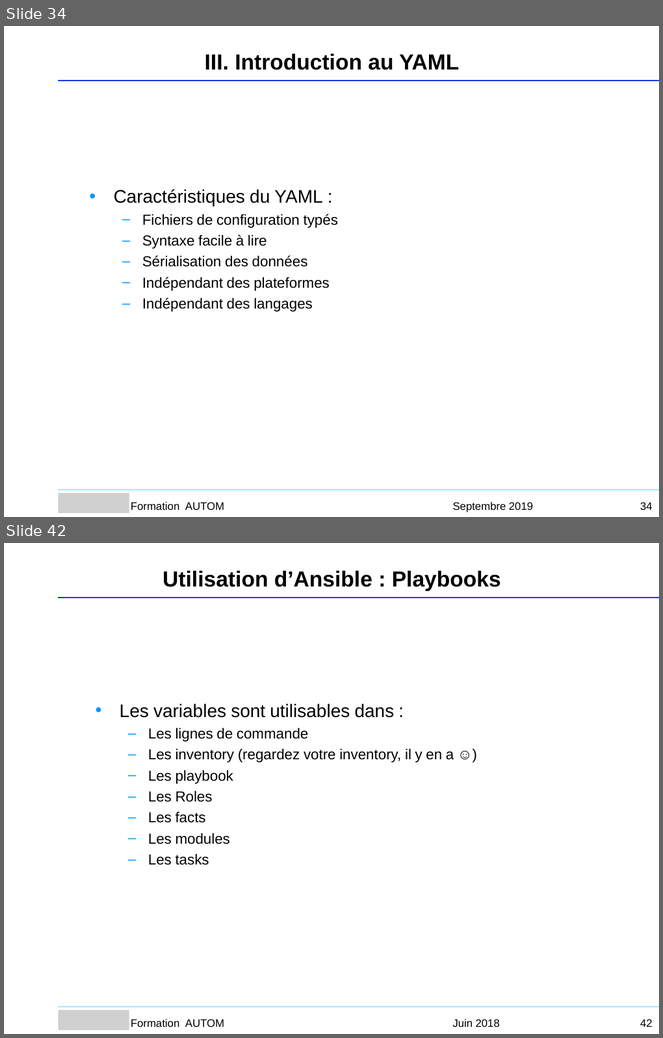
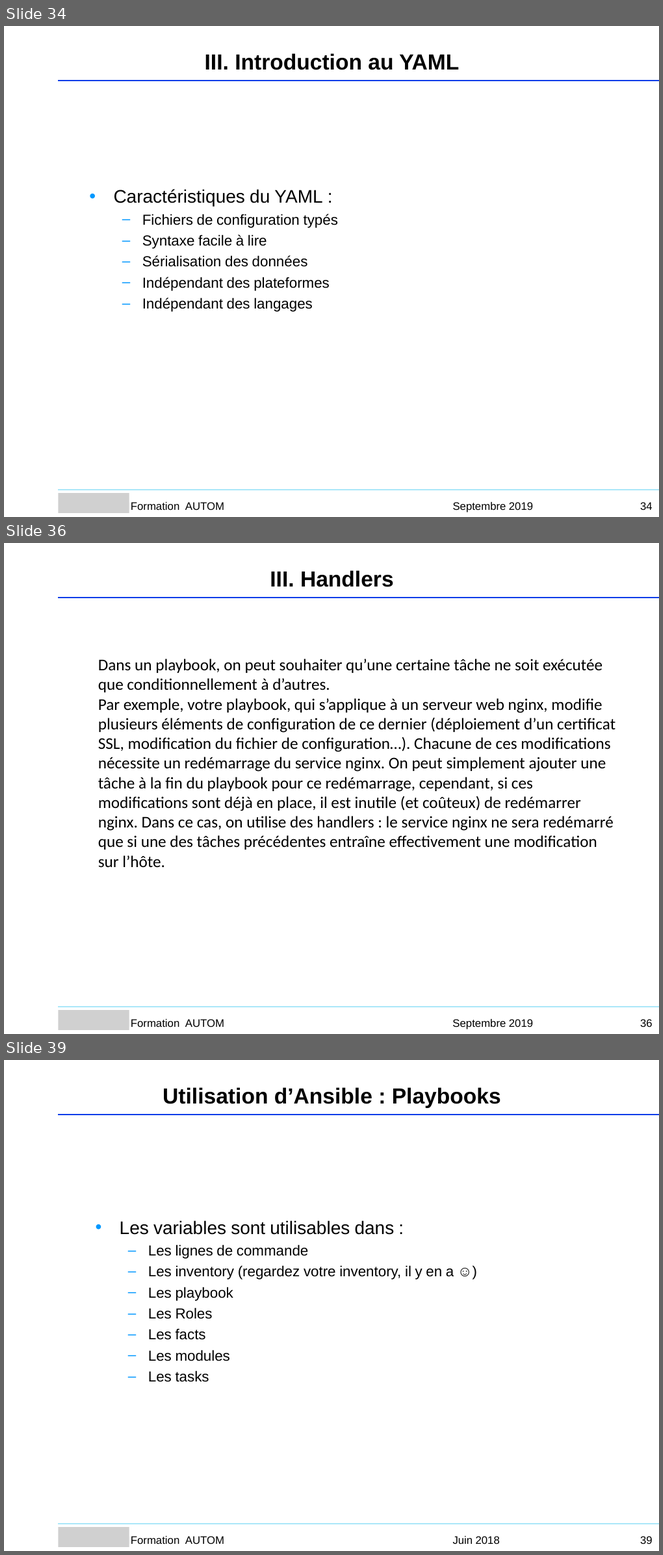
Before and after one commit to Sputnik93/cours_ansible, a slide deck: Ansible_support_cours_AGO.ppt. Shown one above the other, each under a label of ours: slides 34 and 42 before the commit, slides 34, 36 and 39 after it; the slides between them are not shown. The pictures are 663x1038 and 663x1555 pixels, drawn with LibreOffice and Linux fonts; fonts in the diff are those of the drawing; grey boxes stand for pictures; background and template pictures are left out. Boxes give left, top, right and bottom in pixels: in the first picture for what was removed or moved away, otherwise in the second. Text is boxed around its words. In the diff, an @@ line names an element or a change of style, - is before the commit and + after.

```diff
--- a/Ansible_support_cours_AGO.ppt
+++ b/Ansible_support_cours_AGO.ppt
@@ slide 36 added at box(4, 543, 659, 1034), background #FFFFFF @@
@@ text added at box(270, 570, 394, 587), 24 pt, text #000000, bold @@
+III. Handlers
@@ freeform shape added at box(59, 598, 659, 598), outline #053CE8 0.99 pt @@
@@ text added at box(98, 659, 616, 868), 18 pt, text #000000 @@
+Dans un playbook, on peut souhaiter qu’une certaine tâche ne soit exécutée que conditionnellement à d’autres.
+Par exemple, votre playbook, qui s’applique à un serveur web nginx, modifie plusieurs éléments de configuration de ce dernier (déploiement d’un certificat SSL, modification du fichier de configuration…). Chacune de ces modifications nécessite un redémarrage du service nginx. On peut simplement ajouter une tâche à la fin du playbook pour ce redémarrage, cependant, si ces modifications sont déjà en place, il est inutile (et coûteux) de redémarrer nginx. Dans ce cas, on utilise des handlers : le service nginx ne sera redémarré que si une des tâches précédentes entraîne effectivement une modification sur l’hôte.
@@ freeform shape added at box(59, 1007, 659, 1007), outline #AAE7F9 0.99 pt @@
@@ picture added at box(59, 1011, 130, 1031) @@
@@ text added at box(131, 1019, 224, 1027), 12 pt, text #000000 @@
+Formation AUTOM
@@ text added at box(452, 1019, 533, 1030), 12 pt, text #000000 @@
+Septembre 2019
@@ page number added at box(640, 1019, 653, 1027), 12 pt, text #000000 @@
+36
@@ what was slide 42 is now slide 39 @@
@@ page number at box(640, 1536, 653, 1544): text changed @@
-42
+39
```
Also in this commit, not shown: 1 slide changed, 2 other slides added, 6 slides removed, 1 other file.
